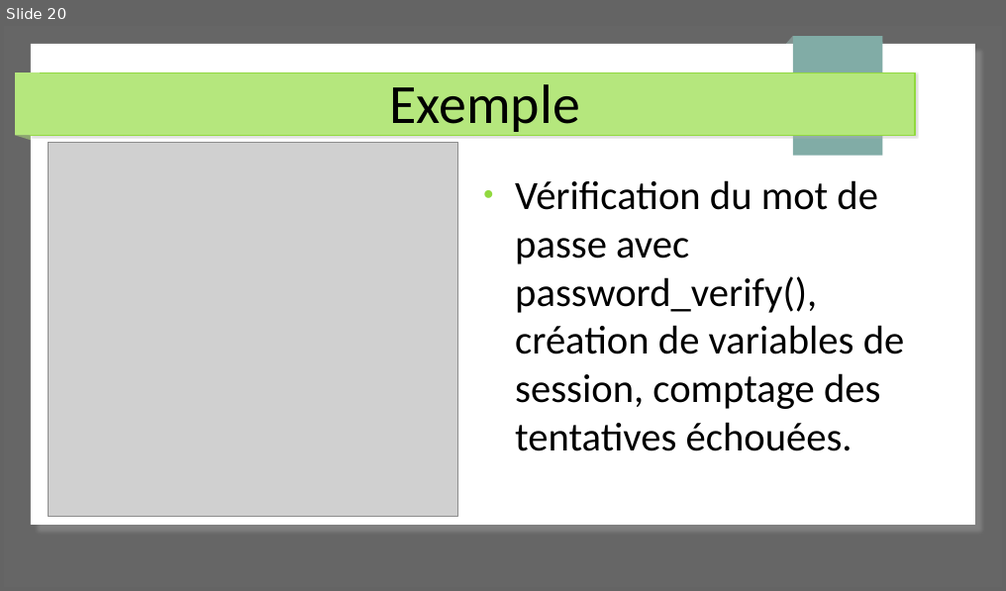
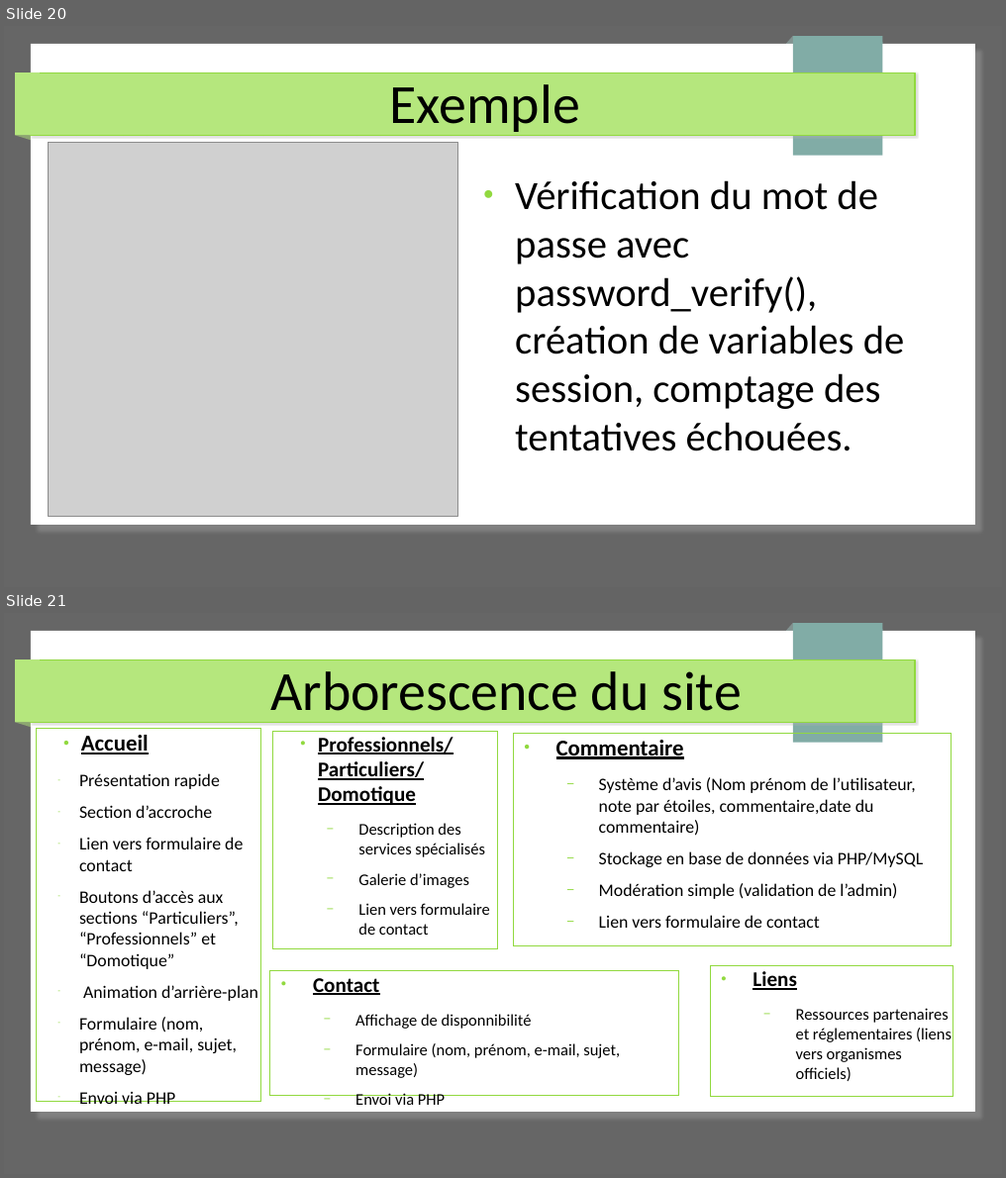
Before and after one commit to Cboukhal/project_exam, a slide deck: Document/projet_exam.odp. Shown one above the other, each under a label of ours: slide 20 before the commit, slides 20 and 21 after it. The pictures are 1006x591 and 1006x1178 pixels, drawn with LibreOffice and Linux fonts; fonts in the diff are those of the drawing; grey boxes stand for pictures. Boxes give left, top, right and bottom in pixels: in the first picture for what was removed or moved away, otherwise in the second. Text is boxed around its words. In the diff, an @@ line names an element or a change of style, - is before the commit and + after.

Commit message:
powerpoint

```diff
--- a/Document/projet_exam.odp
+++ b/Document/projet_exam.odp
@@ slide 21 added at (4, 613, 1002, 1174), background #666666; not listed: 7 template elements that a slide beside it also shows @@
@@ title added at (270, 671, 742, 724), 44 pt, text #000000 @@
+Arborescence du site
@@ text added at (37, 729, 261, 1101), outline #91D93F 0 pt, 14 pt, text #000000 @@
+● Accueil
+  – Présentation rapide
+  – Section d’accroche
+  – Lien vers formulaire de contact
+  – Boutons d’accès aux sections “Particuliers”, “Professionnels” et “Domotique”
+  – Animation d’arrière-plan
+  – Formulaire (nom, prénom, e-mail, sujet, message)
+  – Envoi via PHP
@@ text added at (273, 731, 498, 949), outline #91D93F 0 pt, 12.9 pt, text #000000 @@
+● Professionnels/Particuliers/Domotique
+  − Description des services spécialisés
+  − Galerie d’images
+  − Lien vers formulaire de contact
@@ text added at (514, 734, 952, 948), outline #91D93F 0 pt, 14 pt, text #000000 @@
+● Commentaire
+  − Système d’avis (Nom prénom de l’utilisateur, note par étoiles, commentaire,date du commentaire)
+  − Stockage en base de données via PHP/MySQL
+  − Modération simple (validation de l’admin)
+  − Lien vers formulaire de contact
@@ text added at (710, 966, 954, 1097), outline #91D93F 0 pt, 12.9 pt, text #000000 @@
+● Liens
+  − Ressources partenaires et réglementaires (liens vers organismes officiels)
@@ text added at (270, 971, 678, 1096), outline #91D93F 0 pt, 12.9 pt, text #000000 @@
+● Contact
+  − Affichage de disponnibilité
+  − Formulaire (nom, prénom, e-mail, sujet, message)
+  − Envoi via PHP
```
Also in this commit, not shown: 28 other slides added, 5 other files.
